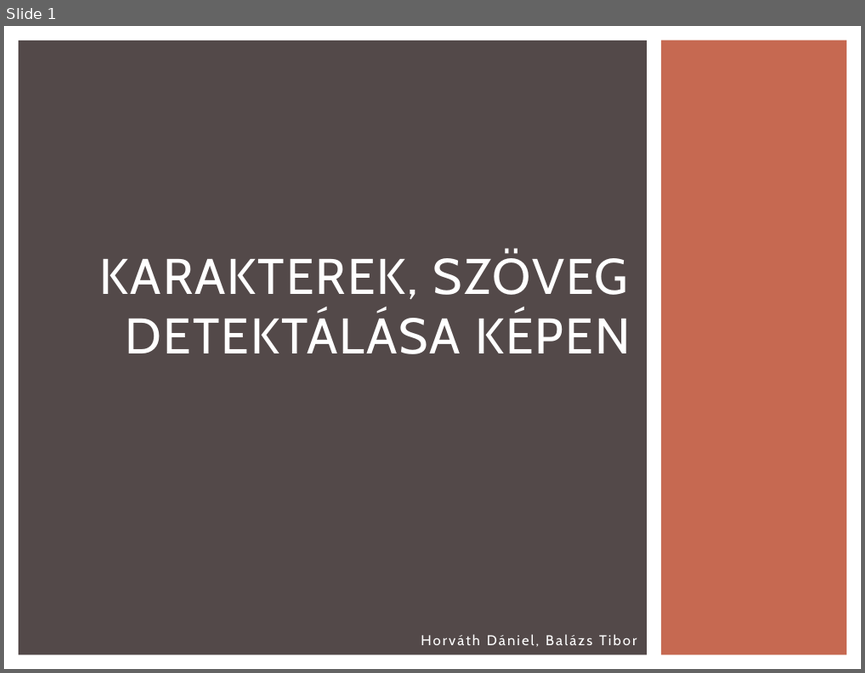
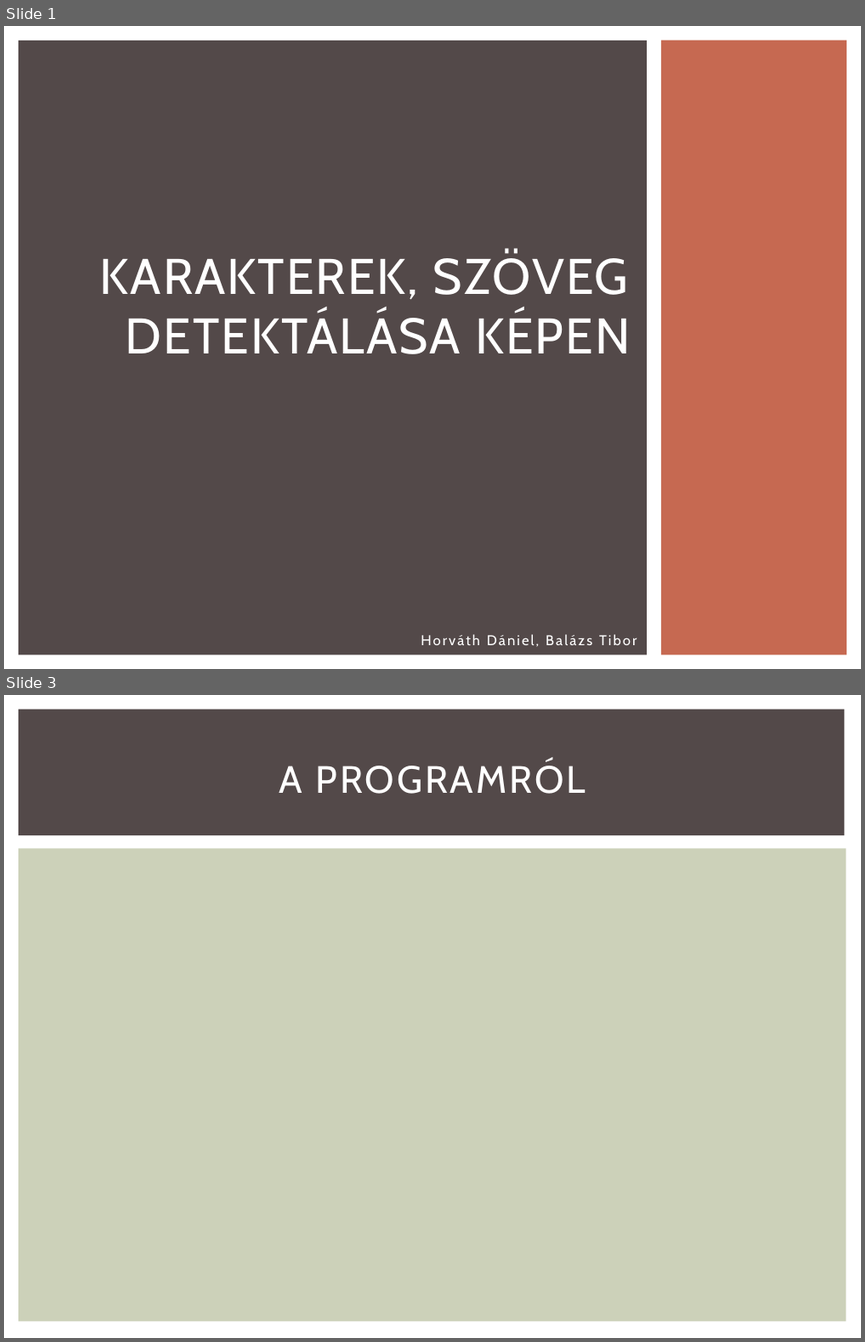
Before and after one commit to Btib/ImProcPoject, a slide deck: ImProc/Img/1_Prezentáció.pptx. Shown one above the other, each under a label of ours: slide 1 before the commit, slides 1 and 3 after it; the slides between them are not shown. The pictures are 865x673 and 865x1342 pixels, drawn with LibreOffice and Linux fonts; fonts in the diff are those of the drawing. Boxes give left, top, right and bottom in pixels: in the first picture for what was removed or moved away, otherwise in the second. Text is boxed around its words. In the diff, an @@ line names an element or a change of style, - is before the commit and + after.

```diff
--- a/ImProc/Img/1_Prezentáció.pptx
+++ b/ImProc/Img/1_Prezentáció.pptx
@@ slide 3 added at <box>4,695,861,1338</box>, background #FFFFFF @@
@@ rectangle added at <box>18,709,845,835</box>, fill #534949 @@
@@ title added at <box>279,760,585,794</box>, 32 pt, text #FFFFFF @@
+A PROGRAMRÓL
@@ rectangle added at <box>18,848,846,1321</box>, fill #CCD1B9 @@
```
Also in this commit, not shown: 1 slide changed, 3 other slides added, 1 slide removed.
